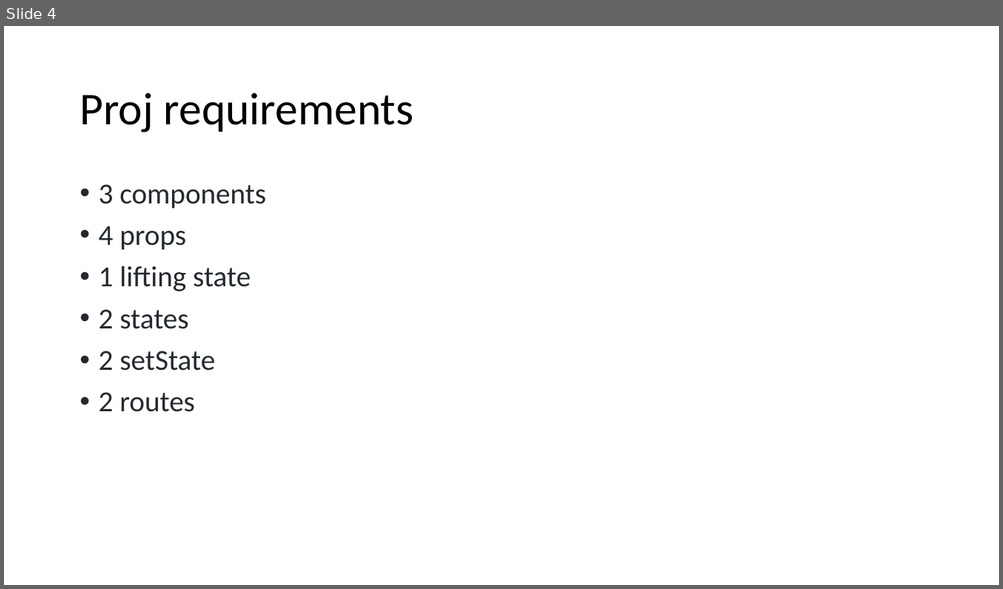
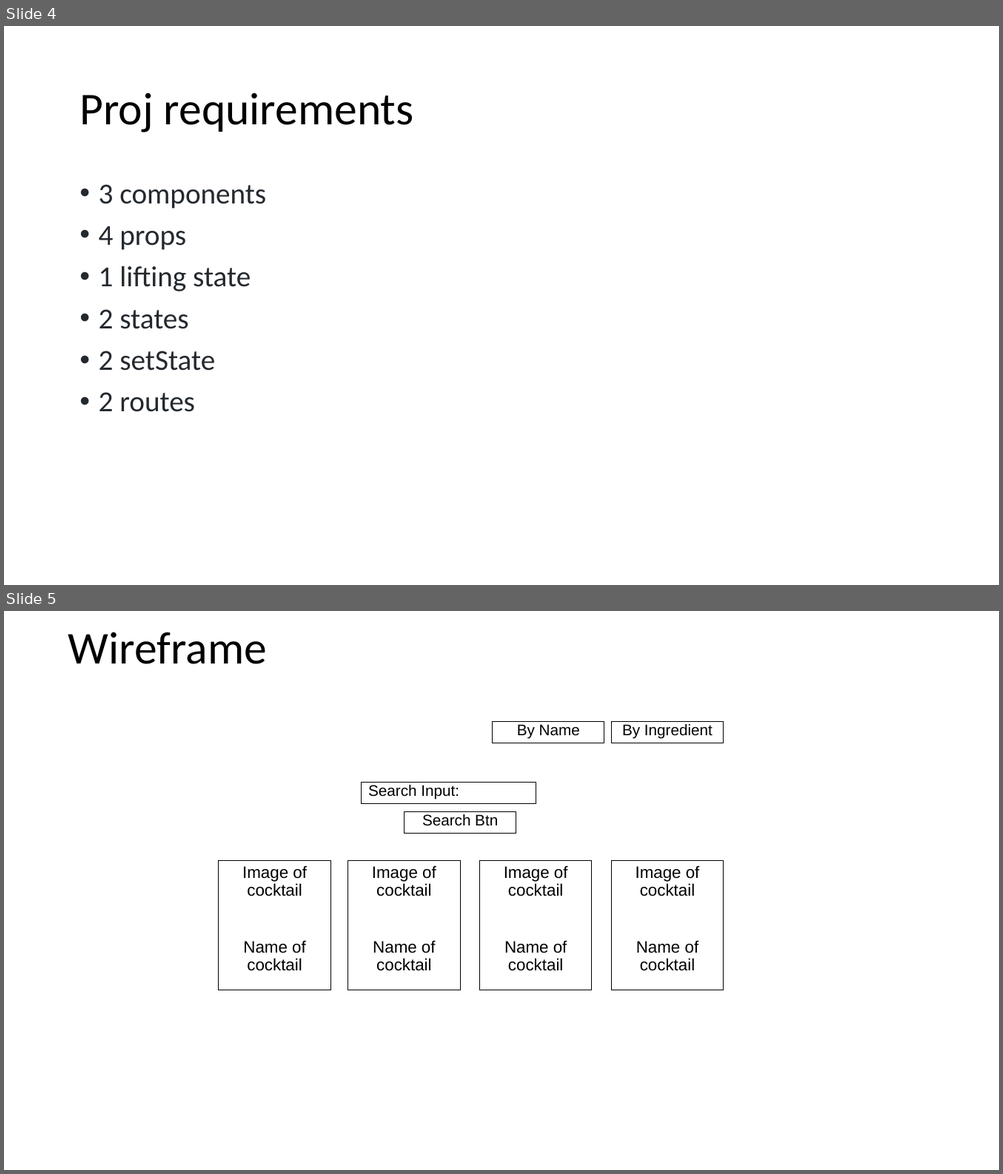
Before and after one commit to unkerpete/Cocktail_Recipes, a slide deck: project2proposal.pptx. Shown one above the other, each under a label of ours: slide 4 before the commit, slides 4 and 5 after it. The pictures are 1003x589 and 1003x1174 pixels, drawn with LibreOffice and Linux fonts; fonts in the diff are those of the drawing. Boxes give left, top, right and bottom in pixels: in the first picture for what was removed or moved away, otherwise in the second. Text is boxed around its words. In the diff, an @@ line names an element or a change of style, - is before the commit and + after.

```diff
--- a/project2proposal.pptx
+++ b/project2proposal.pptx
@@ slide 5 added at <box>4,611,999,1170</box>, background #FFFFFF @@
@@ title added at <box>68,632,267,664</box>, 44 pt, text #000000 @@
+Wireframe
@@ rectangle added at <box>492,721,604,743</box>, outline #000000 0.75 pt, 14.8 pt, text #000000 @@
+By Name
@@ rectangle added at <box>612,721,723,743</box>, outline #000000 0.75 pt, 14.8 pt, text #000000 @@
+By Ingredient
@@ text added at <box>361,783,535,804</box>, outline #000000 0.75 pt, 14.8 pt, text #000000 @@
+Search Input:
@@ rectangle added at <box>404,812,516,833</box>, outline #000000 0.75 pt, 14.8 pt, text #000000 @@
+Search Btn
@@ rectangle added at <box>219,861,331,991</box>, outline #000000 0.75 pt, 16 pt, text #000000 @@
+Image of cocktail
+Name of cocktail
@@ rectangle added at <box>348,861,460,991</box>, outline #000000 0.75 pt, 16 pt, text #000000 @@
+Image of cocktail
+Name of cocktail
@@ rectangle added at <box>479,861,591,991</box>, outline #000000 0.75 pt, 16 pt, text #000000 @@
+Image of cocktail
+Name of cocktail
@@ rectangle added at <box>612,861,723,991</box>, outline #000000 0.75 pt, 16 pt, text #000000 @@
+Image of cocktail
+Name of cocktail
```
Also in this commit, not shown: 1 other slide added, 10 other files.
